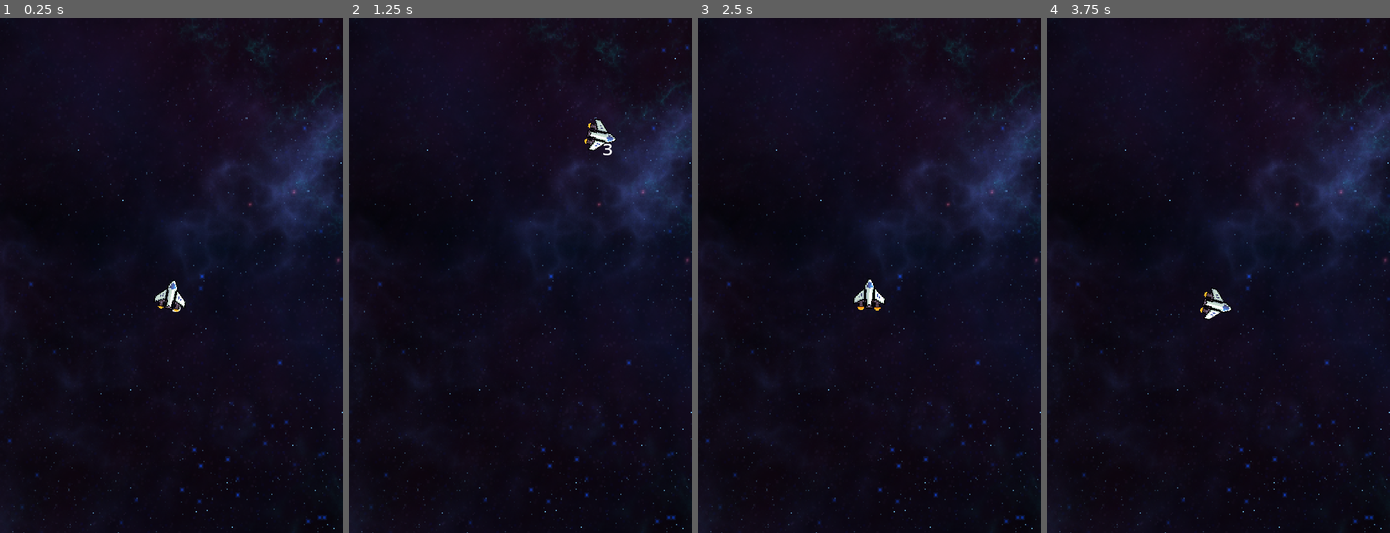
Above: before the commit, frames 1-4 (left to right).
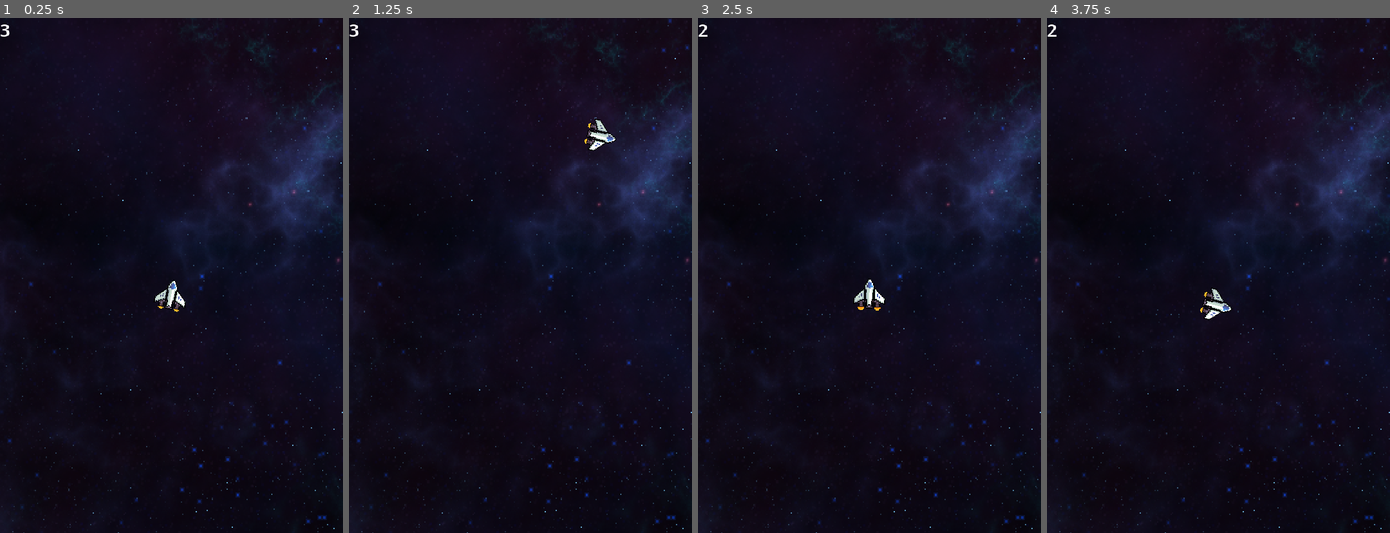
Above: after the commit, the same moments.

Repository: Alxlol/NeonSurge2
Game: Godot game, scene res://Levels/World.tscn
Same seed, same stepped clock (60 frames per second), same inputs: the game is played once before the commit and once after it.
Inputs (mouse positions are in pixels of both pictures, inside the frame that each line leads up to):
- Up to frame 1 (0.25 s): no input
- Up to frame 2 (1.25 s): move the mouse to (595, 249) at 0.52 s; hold Space (Thrust) from 0.53 s (still down); tap Ctrl (Rotate) at 0.6 s; click (595, 249) at 0.67 s
- Up to frame 3 (2.5 s): release Space (Thrust) at 1.25 s; drag from (800, 301) to (852, 378) at 1.27 s; move the mouse to (903, 162) at 2.02 s; hold Space (Thrust) from 2.03 s (still down); tap Ctrl (Rotate) at 2.1 s
- Up to frame 4 (3.75 s): release Space (Thrust) at 2.75 s; drag from (1201, 378) to (1115, 198) at 2.77 s; move the mouse to (1321, 352) at 3.52 s; tap Ctrl (Rotate) at 3.6 s

The runs differ from the first frame. In frame 1, less than 0.1% of the frame differs, in the area x 0-53%, y 1-58%; in frame 2, less than 0.1%, in the area x 0-77%, y 1-27%; in frame 3, less than 0.1%; in frame 4, less than 0.1%.

Commit message:
made health display working

Diff:
--- a/Actors/Characters/Player/Player.tscn
+++ b/Actors/Characters/Player/Player.tscn
@@ -118,10 +118,5 @@
 position = Vector2(-2.08616e-07, 0.500001)
 scale = Vector2(1.5, 1.45)
 
-[node name="Label" type="Label" parent="."]
-offset_right = 40.0
-offset_bottom = 23.0
-text = "3"
-
 [connection signal="animation_finished" from="Ship/Sprite2D/ThrustAnimation" to="ThrustComponent" method="_on_thrust_animation_animation_finished"]
 [connection signal="screen_exited" from="VisibleOnScreenNotifier2D" to="." method="_on_visible_on_screen_notifier_2d_screen_exited"]
--- a/Globals/PlayerState.gd
+++ b/Globals/PlayerState.gd
@@ -1,8 +1,10 @@
 extends Node
 
-var max_health = 3
-var current_health = 3
+var max_health: int = 3
+var current_health: int = 3
 
-func decrement_health(amount:int):
-	current_health = current_health - amount
-	print('new health: ', current_health)
+signal set_new_health(new_health: int)
+
+func decrement_health(amount):
+	current_health -= amount
+	set_new_health.emit(current_health)
--- a/Levels/World.tscn
+++ b/Levels/World.tscn
@@ -1,7 +1,8 @@
-[gd_scene load_steps=3 format=3 uid="uid://cxcsf8cg45ri1"]
+[gd_scene load_steps=4 format=3 uid="uid://cxcsf8cg45ri1"]
 
 [ext_resource type="Texture2D" uid="uid://kbrla5nieg6n" path="res://Art/Backgrounds/Blue_Nebula_01-1024x1024.png" id="1_yec5f"]
 [ext_resource type="PackedScene" uid="uid://dyjasjxoi31kg" path="res://Actors/Characters/Player/Player.tscn" id="2_yugho"]
+[ext_resource type="PackedScene" uid="uid://kghdlox5n662" path="res://UI/UserInterface.tscn" id="3_xjwvt"]
 
 [node name="Main" type="Node"]
 metadata/_edit_horizontal_guides_ = [37.0]
@@ -20,3 +21,5 @@
 
 [node name="Player" parent="." instance=ExtResource("2_yugho")]
 position = Vector2(160, 256)
+
+[node name="UserInterface" parent="." instance=ExtResource("3_xjwvt")]
--- a/UI/UserInterface.gd
+++ b/UI/UserInterface.gd
@@ -1,7 +1,9 @@
 extends Control
 
-@onready var health_label = $Health
-var current_health = PlayerState.current_health
+@onready var health = $Health
 
 func _ready():
-	health_label.text = str(current_health)
+	PlayerState.set_new_health.connect(update_health)
+
+func update_health(new_health):
+	health.text = str(new_health)
--- a/UI/UserInterface.tscn
+++ b/UI/UserInterface.tscn
@@ -15,4 +15,4 @@
 layout_mode = 0
 offset_right = 40.0
 offset_bottom = 23.0
-text = "Example"
+text = "3"
--- a/project.godot
+++ b/project.godot
@@ -27,6 +27,10 @@
 window/size/window_height_override=960
 window/stretch/mode="canvas_items"
 
+[editor_plugins]
+
+enabled=PackedStringArray("res://addons/script-tabs/plugin.cfg")
+
 [input]
 
 Rotate={
Not shown: 1 places in UI/UserInterface.tscn that only renumber resources
Not shown, added: addons/script-tabs/plugin.cfg
Not shown, added: addons/script-tabs/plugin.gd
Not shown, added: addons/script-tabs/LICENSE
